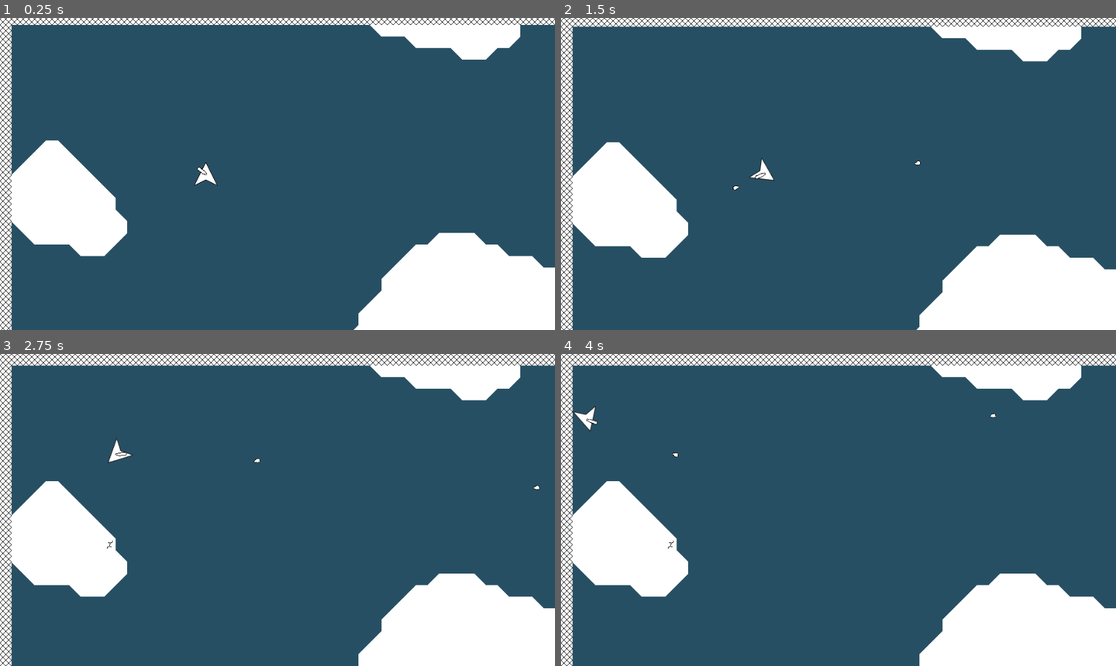
Above: before the commit, frames 1-4 (two rows, left to right).
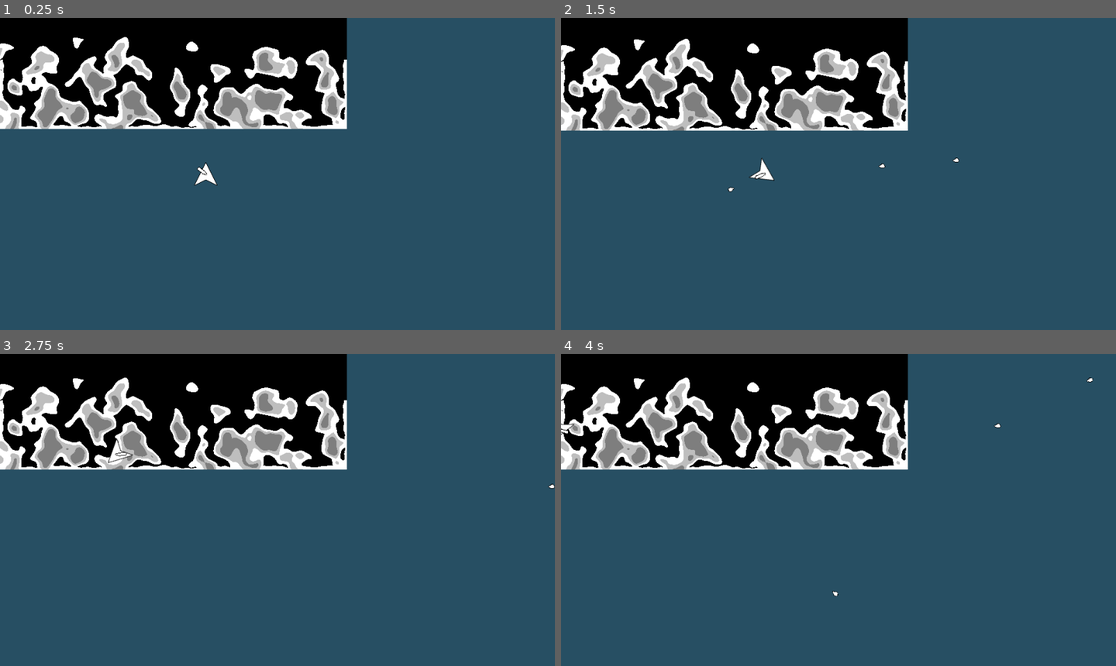
Above: after the commit, the same moments.

Repository: LangII/ProjectSpaceMiner
Game: Godot game, scene res://scenes/Main.tscn
Two runs of this game, one before a commit and one after it. Both use one fixed random seed, a clock stepped at 60 frames per second and the inputs below.
Inputs (mouse positions are in pixels of both pictures, inside the frame that each line leads up to):
- Up to frame 1 (0.25 s): no input
- Up to frame 2 (1.5 s): tap Enter at 0.5 s; move the mouse to (960, 158) at 0.52 s; press the mouse at (960, 158) at 0.53 s; hold D (right) 0.53-1.28 s; tap Space at 1.25 s; move the mouse to (727, 189) at 1.27 s; release the mouse at (727, 189) at 1.28 s; hold S (down) from 1.28 s (still down); click (727, 189) at 1.35 s
- Up to frame 3 (2.75 s): move the mouse to (333, 441) at 2.02 s; release S (down) at 2.03 s; press the mouse at (333, 441) at 2.03 s; hold D (right) from 2.03 s (still down)
- Up to frame 4 (4 s): move the mouse to (810, 572) at 2.77 s; release D (right) at 2.78 s; release the mouse at (810, 572) at 2.78 s; hold W (up) 2.78-3.53 s; click (810, 572) at 2.85 s; move the mouse to (1005, 556) at 3.52 s; press the mouse at (1005, 556) at 3.53 s; hold A (left) from 3.53 s (still down)

The runs differ from the first frame. In frame 1, 40% of the frame differs, in the area x 0-100%, y 0-100%; in frame 2, 40%; in frame 3, 41%; in frame 4, 41%.

Commit message:
dirty working terrain generator

Diff:
--- a/scenes/Bullet01.tscn
+++ b/scenes/Bullet01.tscn
@@ -1,6 +1,6 @@
 [gd_scene load_steps=4 format=2]
 
-[ext_resource path="res://Bullet01.gd" type="Script" id=1]
+[ext_resource path="res://scripts/Bullet01.gd" type="Script" id=1]
 [ext_resource path="res://sprites/bullet_01.png" type="Texture" id=2]
 
 [sub_resource type="CircleShape2D" id=1]
--- a/scenes/Main.tscn
+++ b/scenes/Main.tscn
@@ -1,8 +1,11 @@
-[gd_scene load_steps=2 format=2]
+[gd_scene load_steps=3 format=2]
 
 [ext_resource path="res://scripts/Main.gd" type="Script" id=1]
+[ext_resource path="res://scenes/Utilities.tscn" type="PackedScene" id=2]
 
 [node name="Main" type="Node"]
 script = ExtResource( 1 )
 
+[node name="Utilities" parent="." instance=ExtResource( 2 )]
+
 [node name="Projectiles" type="Node" parent="."]
--- /dev/null
+++ b/scenes/Utilities.tscn
@@ -0,0 +1,6 @@
+[gd_scene load_steps=2 format=2]
+
+[ext_resource path="res://scripts/Utilities.gd" type="Script" id=1]
+
+[node name="Utilities" type="Node"]
+script = ExtResource( 1 )
--- a/Bullet01.gd
+++ b/scripts/Bullet01.gd
@@ -6,7 +6,7 @@
 onready var tile_map = get_node('/root/Main/TileMap')
 
 var COLLISION_NORMAL_CLAMP = 0.01
-var SPEED = 250
+var SPEED = 320
 var DMG = 20
 
 var velocity = Vector2()
--- a/scripts/Ship.gd
+++ b/scripts/Ship.gd
@@ -14,7 +14,7 @@
 var SPIN_MAX_SPEED = 7
 var SPIN_MAX_SPEED_RESISTANCE = 10
 
-var TURRET_COOL_DOWN = 0.8
+var TURRET_COOL_DOWN = 0.4
 
 var can_shoot = true
 
@@ -71,9 +71,18 @@
 
 
 func applyMoveAcc():
-    if Input.is_action_pressed('up'):  applied_force = Vector2(0, -MOVE_ACC).rotated(rotation)
-    elif Input.is_action_pressed('down'):  applied_force = -Vector2(0, -MOVE_ACC).rotated(rotation)
-    else:  applied_force = Vector2()
+    if Input.is_action_pressed('up') and Input.is_action_pressed('down'):
+        applied_force = Vector2()
+        linear_damp = 5
+    elif Input.is_action_pressed('up'):
+        applied_force = Vector2(0, -MOVE_ACC).rotated(rotation)
+        linear_damp = 0
+    elif Input.is_action_pressed('down'):
+        applied_force = -Vector2(0, -MOVE_ACC).rotated(rotation)
+        linear_damp = 0
+    else:
+        applied_force = Vector2()
+        linear_damp = 0
 
 
 func applyMoveMaxSpeed():
--- a/scripts/TileMapLogic.gd
+++ b/scripts/TileMapLogic.gd
@@ -2,13 +2,26 @@
 extends Node
 
 onready var main = get_node('/root/Main')
+onready var util = get_node('/root/Main/Utilities')
 
 onready var tile_map = preload("res://scenes/TileMap.tscn").instance()
 onready var destruct_tile_map = preload("res://scenes/DestructTileMap.tscn").instance()
 onready var mini_tile_map = preload("res://scenes/MiniTileMap.tscn").instance()
 
-var TILE_MAP_WIDTH = 200
+var TILE_MAP_WIDTH = 600
 var TILE_MAP_HEIGHT = 200
+
+var BOARDER_NOISE_MAX_HEIGHT = 10
+var BOARDER_NOISE_OCTAVES = 2  # 1 = 3 = 9 (int) (edge distortion)
+var BOARDER_NOISE_PERIOD = 40  # 0.1 = 64 = 256 (float) (noise size)
+var BOARDER_NOISE_PERSISTENCE = 0.9  # 0 = 0.5 = 1 (float)
+var BOARDER_NOISE_LACUNARITY = 3.5  # 0.1 = 2 = 4 (float)
+
+var BOARDER_AIR_NOISE_MAX_HEIGHT = 50
+var BOARDER_AIR_NOISE_OCTAVES = 4  # 1 = 3 = 9 (int) (edge distortion)
+var BOARDER_AIR_NOISE_PERIOD = 30  # 0.1 = 64 = 256 (float) (noise size)
+var BOARDER_AIR_NOISE_PERSISTENCE = 0.5  # 0 = 0.5 = 1 (float)
+var BOARDER_AIR_NOISE_LACUNARITY = 0.5  # 0.1 = 2 = 4 (float)
 
 var NOISE_OCTAVES = 3  # 1 = 3 = 9 (int) (edge distortion)
 var NOISE_PERIOD = 64  # 0.1 = 64 = 256 (float) (noise size)
@@ -147,16 +160,28 @@
 
     main.add_child(tile_map)
     main.add_child(destruct_tile_map)
-#    main.add_child(mini_tile_map)
+
+    main.add_child(mini_tile_map)
 
     randomize()
 
+#    noise.seed = randi()
+    noise.seed = 1234
     setNoiseParams()
     print("noise.seed = ", noise.seed)
 
     initTileDataContainer()
 
+
+
     setTileDataPhaseOne()
+
+    if mini_tile_map in main.get_children():
+        for k in tile_data.keys():
+            var y = tile_data[k]['y']
+            var x = tile_data[k]['x']
+            setTileMapCells(k, y, x)
+        return
 
     setTileDataPhaseTwo()
 
@@ -171,7 +196,6 @@
 
 
 func setNoiseParams():
-    noise.seed = randi()
     noise.octaves = NOISE_OCTAVES
     noise.period = NOISE_PERIOD
     noise.persistence = NOISE_PERSISTENCE
@@ -181,7 +205,73 @@
 func initTileDataContainer():
     for y in TILE_MAP_HEIGHT:
         for x in TILE_MAP_WIDTH:
-            tile_data['%s,%s' % [y, x]] = {'y': y, 'x': x, 'pos': [y, x]}
+            tile_data['%s,%s' % [y, x]] = {
+                'y': y,
+                'x': x,
+                'pos': [y, x],
+                'tile_level': 0,
+                'tile_code': 0,
+                'noise': null
+            }
+
+
+func setBoarderWallFrom1dNoise():
+    noise.octaves = BOARDER_NOISE_OCTAVES
+    noise.period = BOARDER_NOISE_PERIOD
+    noise.persistence = BOARDER_NOISE_PERSISTENCE
+    noise.lacunarity = BOARDER_NOISE_LACUNARITY
+
+    var selected_noise = null
+    for level_noise in LEVEL_NOISE:
+        if level_noise['TILE_LEVEL'] == 1:  selected_noise = level_noise
+    var wall_noise = float((selected_noise['HIGH'] - selected_noise['LOW']) / 2) + selected_noise['LOW']
+#    print("wall_noise = ", wall_noise)
+
+    # left wall
+    for y in TILE_MAP_HEIGHT:
+        var boarder_noise = noise.get_noise_1d(y)
+        var tile_level = int(round(util.normalize(boarder_noise, -1, +1, 0, BOARDER_NOISE_MAX_HEIGHT)))
+        for x in tile_level:
+            var k = '%s,%s' % [y, x]
+            if tile_data[k]['tile_level'] != 0:  continue
+            tile_data[k]['noise'] = wall_noise
+            tile_data[k]['tile_level'] = 1
+            tile_data[k]['tile_code'] = TILE_L01
+#            tile_map.set_cell(x, y, tile_data[k]['tile_code'])
+#            if mini_tile_map in main.get_children():
+#                mini_tile_map.set_cell(x, y, tile_data[k]['tile_level'])
+
+    # right wall
+    for y in TILE_MAP_HEIGHT:
+        var boarder_noise = noise.get_noise_1d(y)
+        var tile_level = int(round(util.normalize(boarder_noise, -1, +1, 0, BOARDER_NOISE_MAX_HEIGHT)))
+        for x in tile_level:
+            x = (TILE_MAP_WIDTH - 1) - x
+            var k = '%s,%s' % [y, x]
+            if tile_data[k]['tile_level'] != 0:  continue
+            tile_data[k]['noise'] = wall_noise
+            tile_data[k]['tile_level'] = 1
+            tile_data[k]['tile_code'] = TILE_L01
+#            tile_map.set_cell(x, y, tile_data[k]['tile_code'])
+#            if mini_tile_map in main.get_children():
+#                mini_tile_map.set_cell(x, y, tile_data[k]['tile_level'])
+
+    # bottom wall
+    for x in TILE_MAP_WIDTH:
+        var boarder_noise = noise.get_noise_1d(x)
+        var tile_level = int(round(util.normalize(boarder_noise, -1, +1, 0, BOARDER_NOISE_MAX_HEIGHT)))
+        for y in tile_level:
+            y = (TILE_MAP_HEIGHT - 1) - y
+            var k = '%s,%s' % [y, x]
+            if tile_data[k]['tile_level'] != 0:  continue
+            tile_data[k]['noise'] = wall_noise
+            tile_data[k]['tile_level'] = 1
+            tile_data[k]['tile_code'] = TILE_L01
+#            tile_map.set_cell(x, y, tile_data[k]['tile_code'])
+#            if mini_tile_map in main.get_children():
+#                mini_tile_map.set_cell(x, y, tile_data[k]['tile_level'])
+
+    setNoiseParams()
 
 
 func setTileDataPhaseOne():
@@ -190,13 +280,40 @@
         var y = tile_data[k]['y']
         var x = tile_data[k]['x']
 
-        setTileDataNoise(k, y, x)
-
+        setTileDataNoise(k, y, x, true)
+
+
+
+    for k in tile_data.keys():
         setTileDataTileLevelAndTileCode(k)
 
-        setTileDataHealth(k)
-
-        setTileDataDestructs(k)
+    setBoarderWallFrom1dNoise()
+
+    updateNoiseWithVerticalFade()
+
+    for k in tile_data.keys():
+        setTileDataTileLevelAndTileCode(k)
+
+#    setBoarderAirNoise()
+
+#    setTerrainCapFromAirNoise()
+
+#    var counter = 1
+#    for k in tile_data.keys():
+#        if counter > 100:  break
+#        print("tile_data[k] = ", tile_data[k])
+#        counter += 1
+
+
+#    for k in tile_data.keys():
+#        var y = tile_data[k]['y']
+#        var x = tile_data[k]['x']
+#        setTileMapCells(k, y, x)
+##        print("\nk = ", k)
+##        print("y = ", y)
+##        print("x = ", x)
+#        updateTileMapColTile(k, y, x)
+#        updateTileMapEdgeTile(k, y, x)
 
 
 func setTileDataPhaseTwo():
@@ -205,6 +322,10 @@
         var y = tile_data[k]['y']
         var x = tile_data[k]['x']
 
+        setTileDataHealth(k)
+#
+        setTileDataDestructs(k)
+
         setTileDataNeighborPos(k, y, x)
 
         setTileDataNeighborTileLevelAndCode(k)
@@ -231,14 +352,24 @@
 func setTileDataPhaseThree():
 
     updateBorderWall()
+
 
 
 ####################################################################################################
 """ _ready / setTileDataPhaseOne FUNCS """
 
 
-func setTileDataNoise(k, y, x):
+func setTileDataNoise(k, y, x, replace=false):
+    if not replace and tile_data[k]['noise']:  return
     tile_data[k]['noise'] = noise.get_noise_2d(x, y)
+
+
+func updateNoiseWithVerticalFade():
+    for y in TILE_MAP_HEIGHT / 2:
+        var modifier = util.normalize(y, 0, TILE_MAP_HEIGHT / 2, 0, 1)
+        for x in TILE_MAP_WIDTH:
+            var k = '%s,%s' % [y, x]
+            tile_data[k]['noise'] *= modifier
 
 
 func setTileDataTileLevelAndTileCode(k):
@@ -247,6 +378,10 @@
             (tile_data[k]['noise'] >= +ln['LOW'] and tile_data[k]['noise'] < +ln['HIGH']) or
             (tile_data[k]['noise'] >= -ln['HIGH'] and tile_data[k]['noise'] < -ln['LOW'])
         ):
+
+#            # If air, ignore prev created boarder tiles.
+#            if ln['TILE_LEVEL'] == 0 and tile_data[k]['tile_level']:  return
+
             tile_data[k]['tile_level'] = ln['TILE_LEVEL']
             tile_data[k]['tile_code'] = ln['TILE_CODE']
 
@@ -375,6 +510,10 @@
 func updateTileMapColTile(k, y, x):
     if not tile_data[k]['is_col']:  return
     var mod_air_count = getModTypeCount('air', k)
+
+#    print("mod_air_count = ", mod_air_count)
+#    print("tile_data[k] = ", tile_data[k])
+
     var tile_ref = TILE_COL_MAP[tile_data[k]['tile_level']][mod_air_count]['TILE_REF']
     var dir_code_ref = TILE_COL_MAP[tile_data[k]['tile_level']][mod_air_count]['DIR_CODE_REF']
     if dir_code_ref:
@@ -398,6 +537,235 @@
 
 ####################################################################################################
 """ _ready / setTileDataPhaseThree FUNCS """
+
+
+func setBoarderAirNoise():
+    noise.octaves = BOARDER_AIR_NOISE_OCTAVES
+    noise.period = BOARDER_AIR_NOISE_PERIOD
+    noise.persistence = BOARDER_AIR_NOISE_PERSISTENCE
+    noise.lacunarity = BOARDER_AIR_NOISE_LACUNARITY
+    for x in TILE_MAP_WIDTH:
+        var boarder_noise = noise.get_noise_1d(x)
+        var air_level = int(round(util.normalize(boarder_noise, -1, +1, 0, BOARDER_AIR_NOISE_MAX_HEIGHT)))
+        for y in air_level:
+#            y = (TILE_MAP_HEIGHT - 1) - y
+            var k = '%s,%s' % [y, x]
+#            print("k = ", k)
+            tile_data[k]['tile_level'] = 0
+            tile_data[k]['tile_code'] = TILE_L00_AIR
+            tile_map.set_cell(x, y, tile_data[k]['tile_code'])
+            if mini_tile_map in main.get_children():
+                mini_tile_map.set_cell(x, y, tile_data[k]['tile_level'])
+
+        setTerrainCapAfterAirNoise(air_level, x)
+
+    setNoiseParams()
+
+
+func setTerrainCapAfterAirNoise(y, x):
+    var cap_width = 4
+#    var top_tile_level = tile_data['%s,%s' % [y, x]]['tile_level']
+    var top_tile_level = getTopTileLevel(y, x)
+    if top_tile_level <= 1:  return
+    if top_tile_level == 3:
+#        print("MADE IT HERE")
+        for n in cap_width:
+            n += cap_width
+            var new_y = y + n
+            var new_k = '%s,%s' % [new_y, x]
+            tile_data[new_k]['tile_level'] = 2
+            tile_data[new_k]['tile_code'] = TILE_L02
+            tile_map.set_cell(x, new_y, tile_data[new_k]['tile_code'])
+            if mini_tile_map in main.get_children():
+                mini_tile_map.set_cell(x, new_y, tile_data[new_k]['tile_level'])
+    for n in cap_width:
+#        n += 1
+        var new_y = y + n
+        var new_k = '%s,%s' % [new_y, x]
+        tile_data[new_k]['tile_level'] = 1
+        tile_data[new_k]['tile_code'] = TILE_L01
+        tile_map.set_cell(x, new_y, tile_data[new_k]['tile_code'])
+        if mini_tile_map in main.get_children():
+            mini_tile_map.set_cell(x, new_y, tile_data[new_k]['tile_level'])
+
+
+func getTopTileLevel(y, x):
+    var cap_width = 4
+    var top_tile_levels = []
+    for n in cap_width:
+        n += 1
+        var k = '%s,%s' % [y + n, x]
+        top_tile_levels += [tile_data[k]['tile_level']]
+    return top_tile_levels.max()
+
+
+func setTerrainCapFromAirNoise():
+
+#    return
+
+    var cap_width = 2
+    var neighbor_width = 2
+    var levels = [1, 2, 3]
+
+#    levels.remove(len(levels) - 1)
+#    print("levels = ", levels)
+
+    var loop_levels = levels.duplicate(true)
+    loop_levels.remove(len(loop_levels) - 1)
+    loop_levels.invert()
+
+#    print("levels = ", levels)
+#    print("loop_levels = ", loop_levels)
+
+    for l in loop_levels:
+#    for l in levels:
+        print("l = ", l)
+        var cap_dict = getCapDict()
+        for cap in cap_dict.keys():
+
+            var has_neighbor = false
+            if cap_dict[cap]['level'] == l:
+                for nw in neighbor_width:
+                    nw += 1
+                    var new_plus_cap = str(int(cap) + nw)
+                    if int(new_plus_cap) <= TILE_MAP_WIDTH - 1 and cap_dict[new_plus_cap]['level'] == l + 1:
+                        print("\n", cap_dict[cap])
+                        print(cap_dict[new_plus_cap])
+                        has_neighbor = true
+                        break
+                    var new_minus_cap = str(int(cap) - nw)
+                    if int(new_minus_cap) >= 0 and cap_dict[new_minus_cap]['level'] == l + 1:
+                        print("\n", cap_dict[cap])
+                        print(cap_dict[new_minus_cap])
+                        has_neighbor = true
+                        break
+#            if has_neighbor:  print("HAS NEIGHBOR (%s)" % [cap])
+
+#            var has_neighbor = false
+#            for n in neighbor_width:
+#                n += 1
+#                var n_y = cap_dict[cap]['pos'][0]
+#                var n_x = cap_dict[cap]['pos'][1]
+#                var neighbors = []
+#                for cap_2 in cap_dict.keys():
+#                    if cap_dict[cap_2]['pos'][1] in [n_x + n, n_x - 1]:
+#                        neighbors += [cap_2]
+#                for neigh in neighbors:
+#                    if cap_dict[neigh]['level'] == l + 1:
+#                        has_neighbor = true
+#                        break
+##                if cap_dict['%s,%s' % [n_y, n_x + n]]['level'] == l + 1:
+##                    has_neighbor = true
+##                    break
+##                if cap_dict['%s,%s' % [n_y, n_x - n]]['level'] == l + 1:
+##                    has_neighbor = true
+##                    break
+
+            if cap_dict[cap]['level'] in [l, l + 1]:
+#            if cap_dict[cap]['level'] in [l, l + 1]:
+
+                var y = cap_dict[cap]['pos'][0]
+                var x = cap_dict[cap]['pos'][1]
+
+                tile_data['%s,%s' % [y - 1, x]]['tile_level'] = l
+                match l:
+                    1:  tile_data['%s,%s' % [y - 1, x]]['tile_code'] = TILE_L01
+                    2:  tile_data['%s,%s' % [y - 1, x]]['tile_code'] = TILE_L02
+    #                3:  tile_data['%s,%s' % [y - 1, x]]['tile_code'] = TILE_L03
+
+                tile_data['%s,%s' % [y - 2, x]]['tile_level'] = l
+                match l:
+                    1:  tile_data['%s,%s' % [y - 2, x]]['tile_code'] = TILE_L01
+                    2:  tile_data['%s,%s' % [y - 2, x]]['tile_code'] = TILE_L02
+    #                3:  tile_data['%s,%s' % [y - 1, x]]['tile_code'] = TILE_L03
+
+#            if has_neighbor:
+#
+#                var y = cap_dict[cap]['pos'][0]
+#                var x = cap_dict[cap]['pos'][1]
+#
+                tile_data['%s,%s' % [y - 3, x]]['tile_level'] = l
+                match l:
+                    1:  tile_data['%s,%s' % [y - 3, x]]['tile_code'] = TILE_L01
+                    2:  tile_data['%s,%s' % [y - 3, x]]['tile_code'] = TILE_L02
+    #                3:  tile_data['%s,%s' % [y - 1, x]]['tile_code'] = TILE_L03
+
+                tile_data['%s,%s' % [y - 4, x]]['tile_level'] = l
+                match l:
+                    1:  tile_data['%s,%s' % [y - 4, x]]['tile_code'] = TILE_L01
+                    2:  tile_data['%s,%s' % [y - 4, x]]['tile_code'] = TILE_L02
+    #                3:  tile_data['%s,%s' % [y - 1, x]]['tile_code'] = TILE_L03
+
+
+#                var tile_array = []
+#                for n in cap_dict[cap]['level']:
+#                    n += 1
+#                    for i in cap_width:  tile_array += [n]
+#                tile_array.invert()
+#
+#                print("tile_array = ", tile_array)
+#
+#                var cur_y = cap_dict[cap]['pos'][0] - 1
+#                for tile in tile_array:
+#
+#                    var k = '%s,%s' % [cur_y, cap_dict[cap]['pos'][1]]
+#                    tile_data[k]['tile_level'] = tile
+#                    match tile:
+#                        1:  tile_data[k]['tile_code'] = TILE_L01
+#                        2:  tile_data[k]['tile_code'] = TILE_L02
+#                    cur_y -= 1
+
+
+#    var cap_dict = getCapDict()
+##    print("cap_dict = ", cap_dict)
+#
+#    for cap in cap_dict.keys():
+#        if cap_dict[cap]['level'] == 1:  continue
+##        print("\ncap_dict[cap] = ", cap_dict[cap])
+#        var tile_array = []
+#        for n in cap_dict[cap]['level']:
+##            print("n = ", n)
+#            n += 1
+#            for i in cap_width:  tile_array += [n]
+#        tile_array.invert()
+##        print("tile_array = ", tile_array)
+#        var y = cap_dict[cap]['pos'][0]
+#        var x = cap_dict[cap]['pos'][1]
+#        var cur_y = y - 1
+#        for tile in tile_array:
+#            var cur_k = '%s,%s' % [cur_y, x]
+#            tile_data[cur_k]['tile_level'] = tile
+#            match tile:
+#                1:  tile_data[cur_k]['tile_code'] = TILE_L01
+#                2:  tile_data[cur_k]['tile_code'] = TILE_L02
+#                3:  tile_data[cur_k]['tile_code'] = TILE_L03
+#            cur_y -= 1
+
+#    for col in cap_dict.keys():
+#        if cap_dict[col]['level'] == 1:  continue
+#        var x = cap_dict[col]['pos'][1]
+#        var y = cap_dict[col]['pos'][0]
+#        var tile_array = []
+#        for n in cap_dict[col]['level']:
+#            n += 1
+#            for i in cap_width:  tile_array += [n]
+#        tile_array.invert()
+##        print("tile_array = ", tile_array)
+#        var new_y = y
+#        for tile in tile_array:
+#            new_y -= 1
+#            tile_data['%s,%s' % [new_y, x]]['tile_level'] = tile
+
+
+func getCapDict():
+    var cap_dict = {}
+    for x in TILE_MAP_WIDTH:
+        for y in TILE_MAP_HEIGHT:
+            var k = '%s,%s' % [y, x]
+            if tile_data[k]['tile_level'] != 0:
+                cap_dict[str(x)] = {'k': k, 'pos': [y, x], 'level': tile_data[k]['tile_level']}
+                break
+    return cap_dict
 
 
 func updateBorderWall():
--- /dev/null
+++ b/scripts/Utilities.gd
@@ -0,0 +1,10 @@
+
+extends Node
+
+func normalize(value, min_from, max_from, min_to, max_to):
+    value = float(value)
+    min_from = float(min_from)
+    max_from = float(max_from)
+    min_to = float(min_to)
+    max_to = float(max_to)
+    return (((value - min_from) / (max_from - min_from)) * (max_to - min_to)) + min_to
